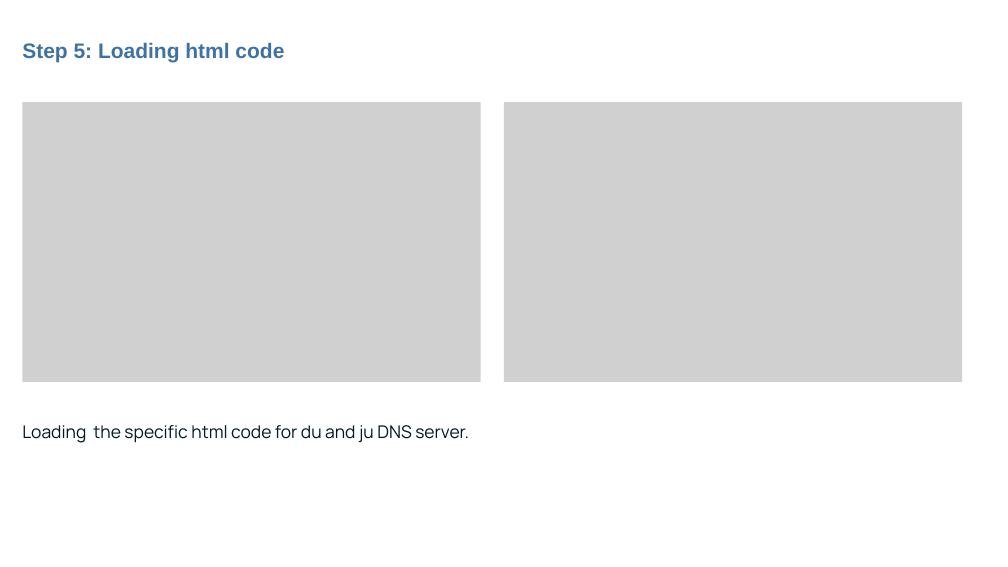
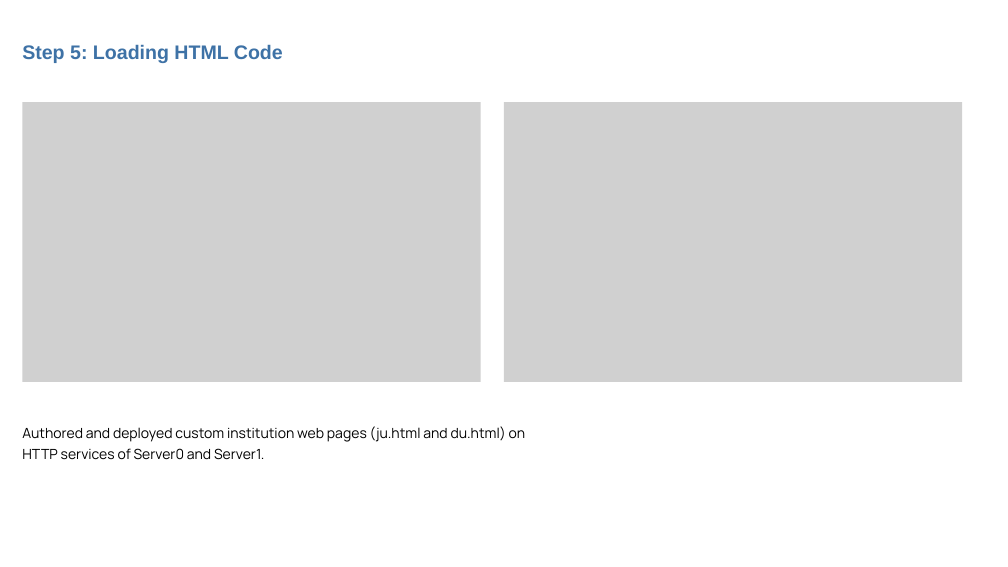
Before and after one commit to MDTHA-X/CN_presentation, a slide deck: slide 11 of CN.pptx. Drawn at 1008x567 pixels with LibreOffice and Linux fonts; fonts in the diff are those of the drawing; grey boxes stand for pictures; background and template pictures are left out. Boxes give left, top, right and bottom in pixels: in the first picture for what was removed or moved away, otherwise in the second. Text is boxed around its words. In the diff, an @@ line names an element or a change of style, - is before the commit and + after.

```diff
--- a/CN.pptx
+++ b/CN.pptx
@@ text at (22, 44, 283, 63): text changed; size 30 to 28 pt @@
-Step 5: Loading html code
+Step 5: Loading HTML Code
@@ text at (22, 426, 526, 460): text changed; size 25 to 20 pt; text colour gradient #001924 to #050417 to #000000 @@
-Loading the specific html code for du and ju DNS server.
+Authored and deployed custom institution web pages (ju.html and du.html) on HTTP services of Server0 and Server1.
```
Also in this commit, not shown: 31 other slides changed, 1 other file.
